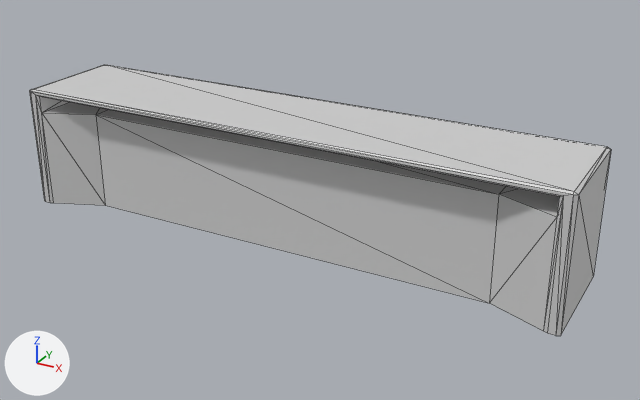
Two versions of the COLLADA model assets/Table.dae, one commit apart.
One viewpoint serves both versions: a 50 mm lens placed at (2.99, -5.03, 2.85), pointed at (0.2, 0.05, 0.31). Arrows for +X, +Y and +Z are at lower left; the lights stay in place. Mesh edges are drawn as thin lines. Where no turn or scale is listed for an object, it has been applied to the vertices. Vertices at the same position are counted once.

Names of what the first picture shows: 'Table'.
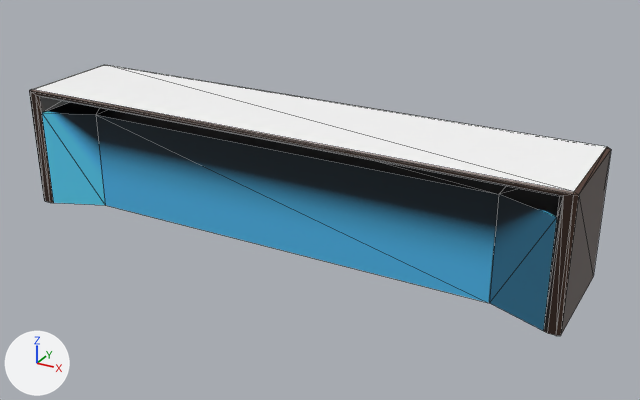
What differs and where, as boxes [x1, y1, x2, y2] in the pictures (640 x 400 px):
'Table', surface changed, recoloured
    both: [29, 65, 611, 336]
part 1 of me_combined_mesh__root__scene__006, recoloured (grey to blue)
    both: [42, 102, 559, 331]
part 2 of me_combined_mesh__root__scene__006, recoloured (grey to white)
    both: [32, 65, 607, 192]

The change in detail:
Picture 'Table Baked.png' (img_table_baked_png) is new.
In material 'Table_Frame' (mat_table_frame), base_color is no longer (0.64, 0.64, 0.64), light grey #d1d1d1.
In material 'Table_Frame' (mat_table_frame), texture is now set to img_table_baked_png.
me_combined_mesh__root__scene__006 has 48 vertices, 78 faces and spans x -2.07..2.07, y -0.41..0.43, z -0.7..0.22.
me_combined_mesh__root__scene__006 is used by ob_table; location (0.0, 0.0, 0.701).
me_combined_mesh__root__scene__006 part 1: all 18 faces that had it switch from mat_table_under (light grey #d1d1d1) to mat_table_frame (picture img_table_baked_png).
me_combined_mesh__root__scene__006 part 2: all 2 faces that had it switch from mat_table_top (light grey #d1d1d1) to mat_table_frame (picture img_table_baked_png).
